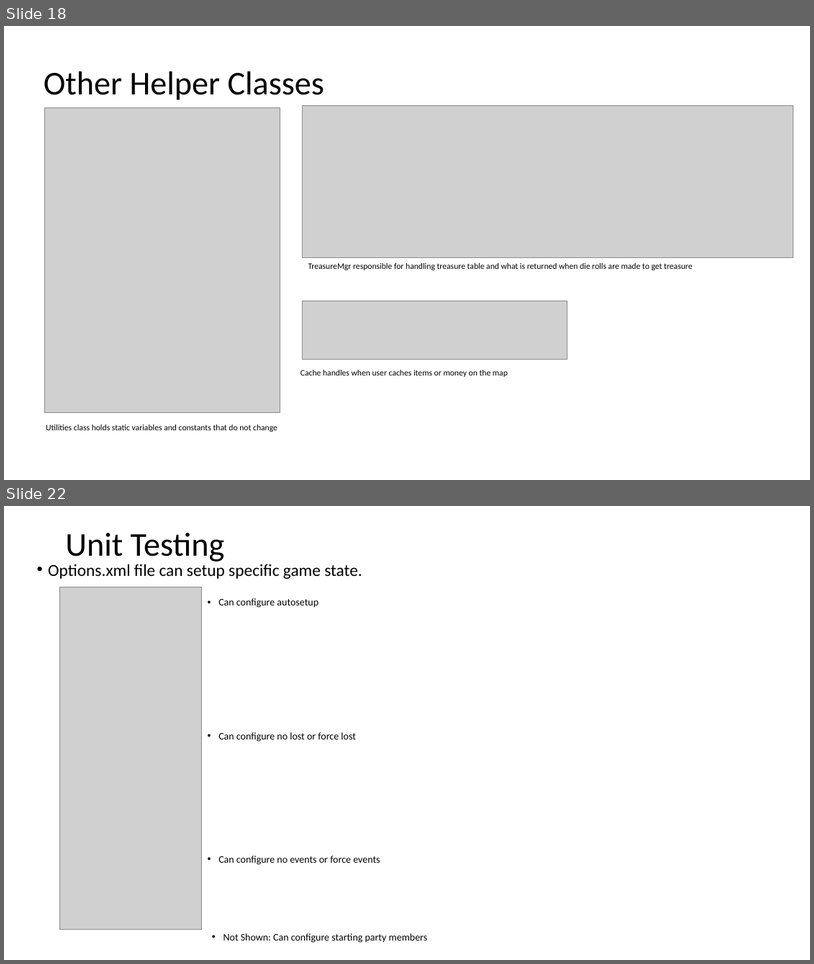
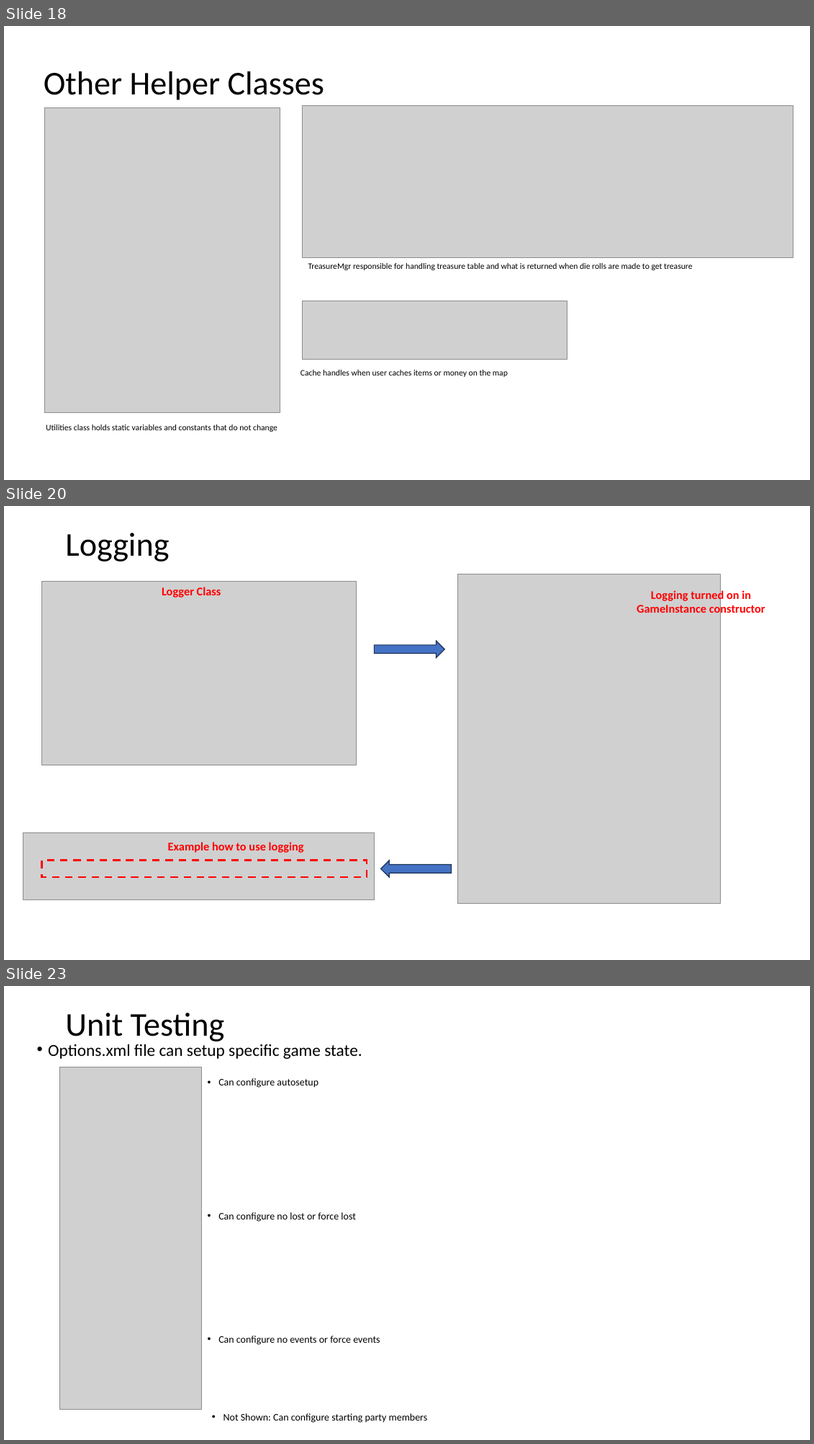
Before and after one commit to happysulla/BarbarianPrince, a slide deck: Documentation/Barbarian Prince Design.pptx. Shown one above the other, each under a label of ours: slides 18 and 22 before the commit, slides 18, 20 and 23 after it; the slides between them are not shown. The pictures are 814x964 and 814x1444 pixels, drawn with LibreOffice and Linux fonts; fonts in the diff are those of the drawing; grey boxes stand for pictures. Boxes give left, top, right and bottom in pixels: in the first picture for what was removed or moved away, otherwise in the second. Text is boxed around its words. In the diff, an @@ line names an element or a change of style, - is before the commit and + after.

Commit message:
Show logger interface

```diff
--- a/Documentation/Barbarian Prince Design.pptx
+++ b/Documentation/Barbarian Prince Design.pptx
@@ slide 20 added at bbox=[4, 506, 810, 960], background #FFFFFF @@
@@ title added at bbox=[65, 533, 169, 561], 39.6 pt, text #000000 @@
+Logging
@@ picture added at bbox=[42, 581, 357, 764] @@
@@ text added at bbox=[162, 587, 221, 597], 14 pt, text #FF0000, bold @@
+Logger Class
@@ picture added at bbox=[458, 574, 721, 903] @@
@@ text added at bbox=[637, 590, 766, 616], 14 pt, text #FF0000, bold @@
+Logging turned on in GameInstance constructor
@@ right arrow added at bbox=[374, 641, 445, 658], fill #4472C4, outline #1E3256 1 pt @@
@@ picture added at bbox=[23, 832, 374, 899] @@
@@ text added at bbox=[168, 842, 304, 852], 14 pt, text #FF0000, bold @@
+Example how to use logging
@@ rectangle added at bbox=[42, 860, 367, 877], outline #FF0000 2.25 pt dashed @@
@@ right arrow added at bbox=[381, 860, 451, 877], fill #4472C4, outline #1E3256 1 pt @@
@@ what was slide 22 is now slide 23 @@
```
Also in this commit, not shown: 3 slides changed.
